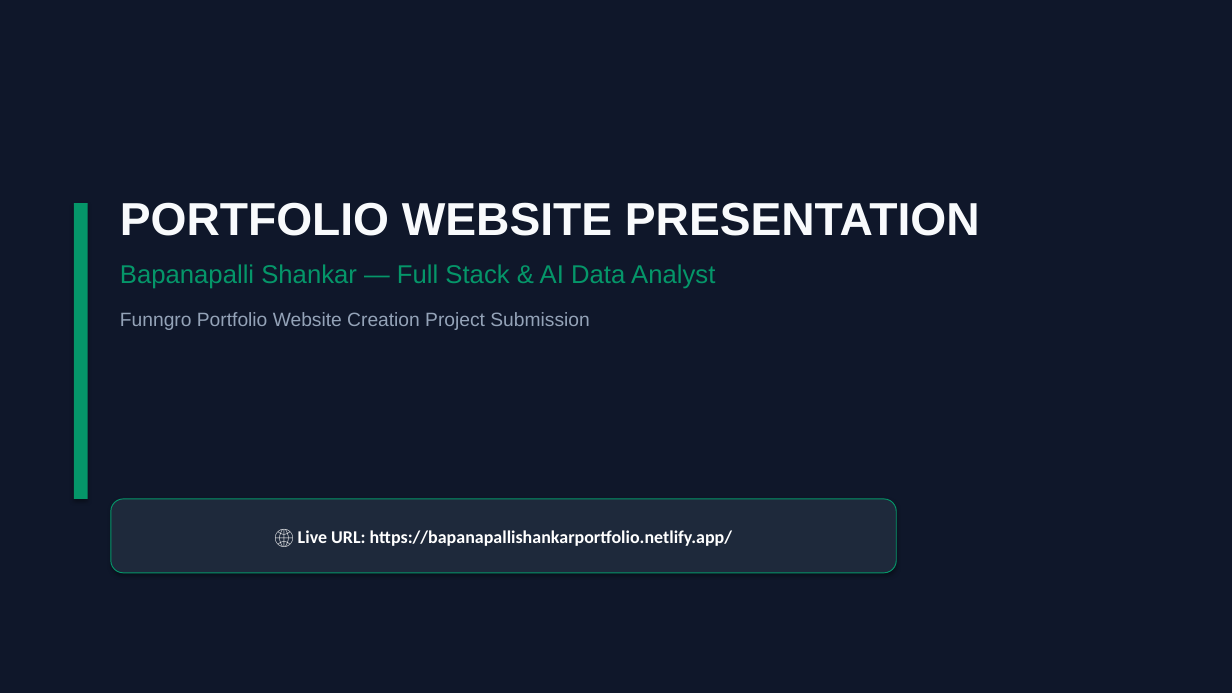
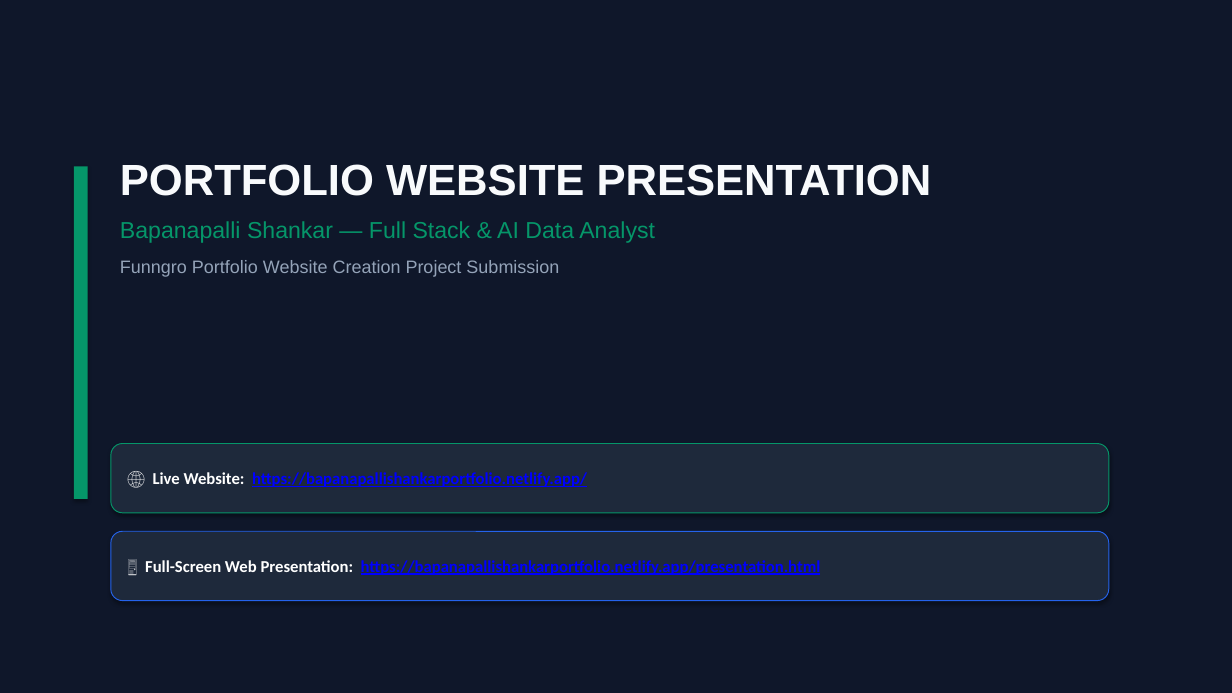
Before and after one commit to Shankarz9704/PORTFOLIO, a slide deck: slide 1 of Portfolio_Presentation_Bapanapalli_Shankar.pptx. Drawn at 1232x693 pixels with LibreOffice and Linux fonts; fonts in the diff are those of the drawing. Boxes give left, top, right and bottom in pixels: in the first picture for what was removed or moved away, otherwise in the second. Text is boxed around its words. In the diff, an @@ line names an element or a change of style, - is before the commit and + after.

Commit message:
Update PPTX and presentation.html with clickable links and full screen presentation URL

```diff
--- a/Portfolio_Presentation_Bapanapalli_Shankar.pptx
+++ b/Portfolio_Presentation_Bapanapalli_Shankar.pptx
@@ text "PORTFOLIO WEBSITE PRESENTATION": place and size @@
-text "PORTFOLIO WEBSITE PRESENTATION" at [120, 202, 980, 330]
+text "PORTFOLIO WEBSITE PRESENTATION" at [120, 164, 932, 277]
@@ text "PORTFOLIO WEBSITE PRESENTATION" at [120, 164, 932, 277]: size 36 to 34 pt in "PORTFOLIO WEBSITE PRESENTATION"; size 20 to 18 pt in "Bapanapalli Shankar — Full Stack & AI ..."; size 15 to 14 pt in "Funngro Portfolio Website Creation Project Submission"; less space between paragraphs @@
@@ rectangle: place and size @@
-rectangle at [74, 203, 88, 499]
+rectangle at [74, 166, 88, 499]
@@ rounded rectangle "🌐 Live Website: https://bapanapallishankarportfolio.netlify. ...": place and size @@
-rounded rectangle "🌐 Live Website: https://bapanapallishankarportfolio.netlify. ..." at [111, 499, 897, 573]
+rounded rectangle "🌐 Live Website: https://bapanapallishankarportfolio.netlify. ..." at [111, 444, 1109, 513]
@@ text in rounded rectangle at [153, 472, 587, 487]: text changed; size 14 to 13 pt; text colour #FFFFFF to #0000FF @@
-🌐 Live URL: https://bapanapallishankarportfolio.netlify.app/
+🌐 Live Website: https://bapanapallishankarportfolio.netlify.app/
@@ rounded rectangle added at [111, 531, 1109, 601], fill #1E293B, outline #2563EB 0.75 pt, 13 pt, text #0000FF, bold, underline @@
+🖥️ Full-Screen Web Presentation: https://bapanapallishankarportfolio.netlify.app/presentation.html
```
Also in this commit, not shown: 5 other slides changed, 2 other files.
